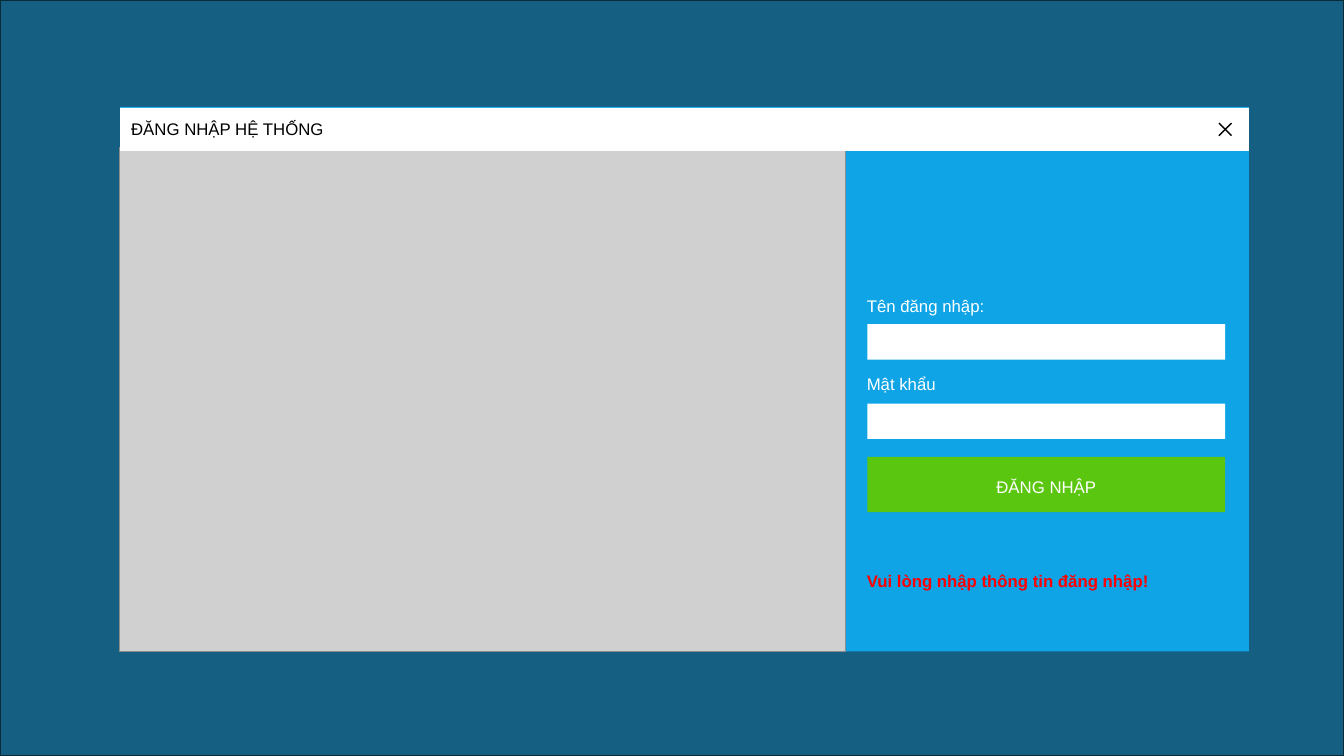
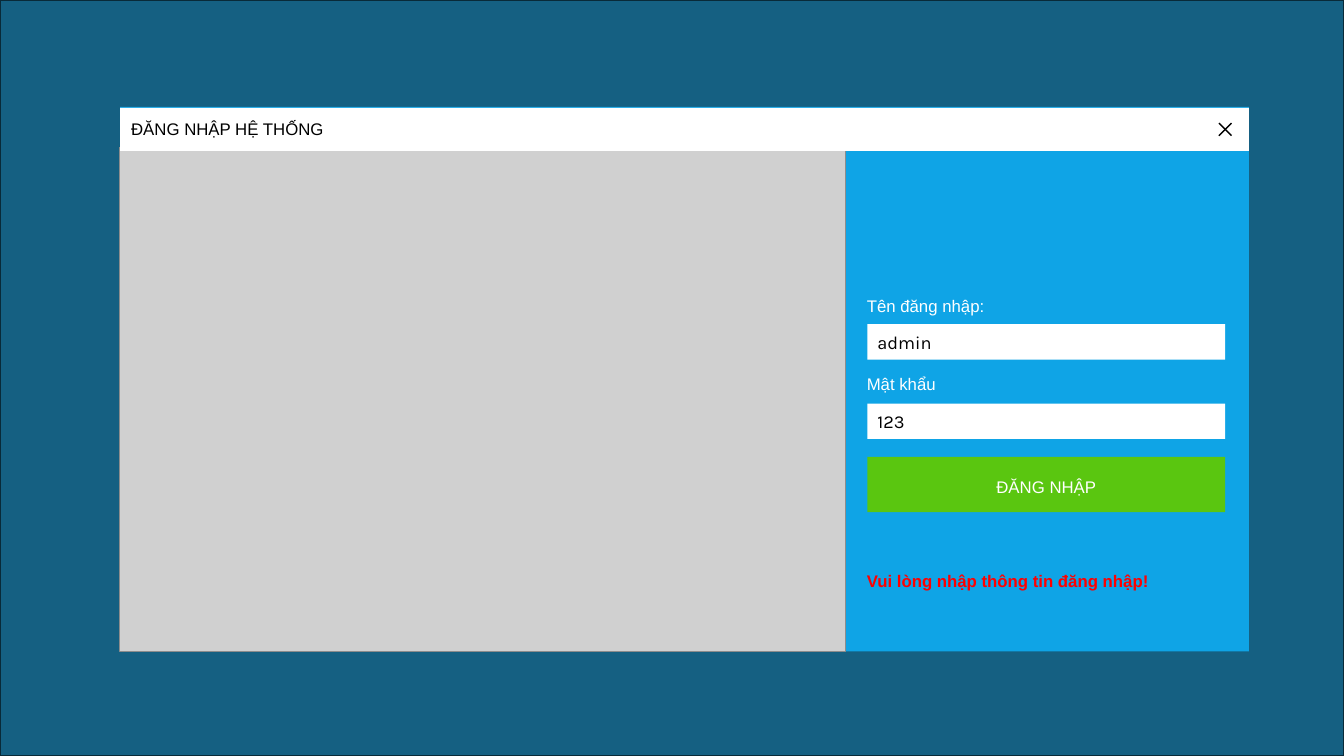
Before and after one commit to nthmaiii/QuanLySinhVien, a slide deck: slide 1 of Thiết kế giao diện.pptx. Drawn at 1344x756 pixels with LibreOffice and Linux fonts; fonts in the diff are those of the drawing; grey boxes stand for pictures. Boxes give left, top, right and bottom in pixels: in the first picture for what was removed or moved away, otherwise in the second. Text is boxed around its words. In the diff, an @@ line names an element or a change of style, - is before the commit and + after.

```diff
--- a/Thiết kế giao diện.pptx
+++ b/Thiết kế giao diện.pptx
@@ text in rectangle at [877, 336, 931, 350]: text added @@
+admin
@@ text in rectangle at [877, 416, 904, 429]: text added @@
+123
```
Also in this commit, not shown: 21 other slides changed, 17 slides added.
